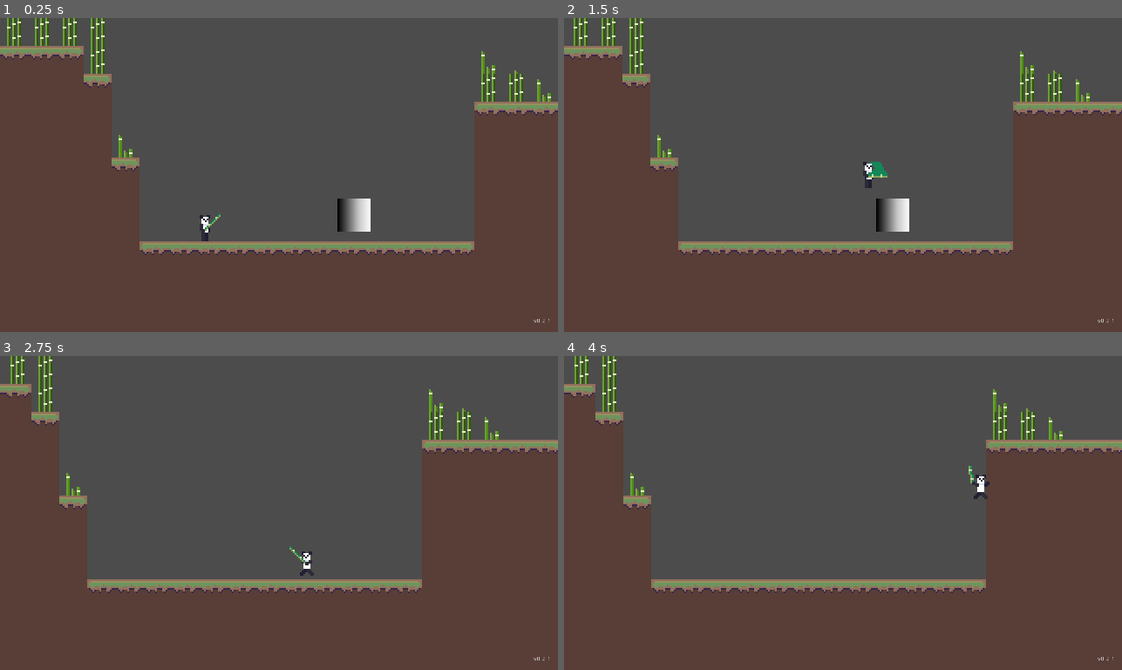
Above: before the commit, frames 1-4 (two rows, left to right).
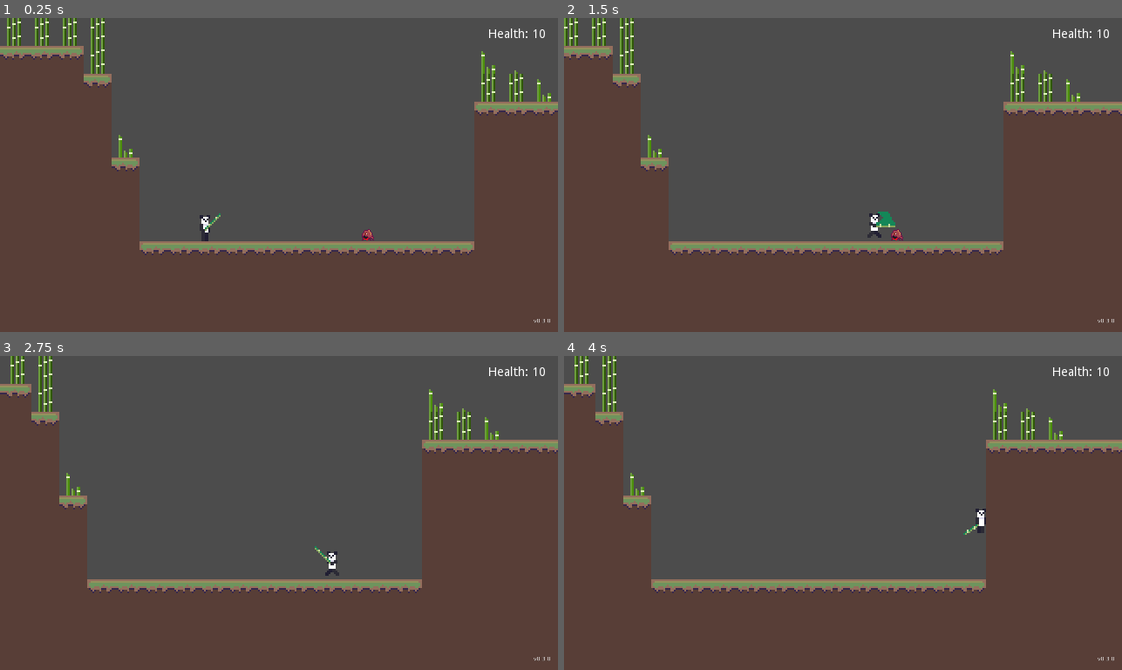
Above: after the commit, the same moments.

Repository: dashedstripes/panda-platformer
Game: Godot game, scene res://Levels/Level 1.tscn
Same seed, same stepped clock (60 frames per second), same inputs: the game is played once before the commit and once after it.
Inputs:
- Up to frame 1 (0.25 s): no input
- Up to frame 2 (1.5 s): tap Enter (attack) at 0.5, 1.35 s; hold D (move_right) from 0.53 s (still down); tap Space (jump) at 0.6, 0.77, 1.07 s
- Up to frame 3 (2.75 s): tap Space (jump) at 1.52, 1.55, 1.82, 2.1 s; release D (move_right) at 2.03 s; hold A (move_left) from 2.03 s (still down)
- Up to frame 4 (4 s): release A (move_left) at 2.78 s; hold D (move_right) from 2.78 s (still down); tap Enter (attack) at 2.85 s; tap Space (jump) at 3.02, 3.05, 3.32, 3.6, 3.77 s

The runs differ from the first frame. In frame 1, 0.7% of the frame differs, in the area x 60-99%, y 3-98%; in frame 2, 4.6%, in the area x 0-100%, y 0-98%; in frame 3, 0.4%; in frame 4, 0.4%.

Commit message:
feat(hitbox): Create hitbox and health controller

Diff:
--- /dev/null
+++ b/Enemy/Enemy.gd
@@ -0,0 +1,5 @@
+extends Area2D
+
+func _on_Enemy_area_entered(area):
+	if(area.name == "Weapon"):
+		queue_free()
--- /dev/null
+++ b/Enemy/Enemy.tscn
@@ -0,0 +1,19 @@
+[gd_scene load_steps=4 format=2]
+
+[ext_resource path="res://Assets/CrawlerEnemy.png" type="Texture" id=1]
+[ext_resource path="res://Enemy/Enemy.gd" type="Script" id=2]
+
+[sub_resource type="RectangleShape2D" id=1]
+extents = Vector2( 4, 4 )
+
+[node name="Enemy" type="Area2D"]
+script = ExtResource( 2 )
+
+[node name="Sprite" type="Sprite" parent="."]
+scale = Vector2( 0.5, 0.5 )
+texture = ExtResource( 1 )
+
+[node name="CollisionShape2D" type="CollisionShape2D" parent="."]
+position = Vector2( 0, -0.499383 )
+shape = SubResource( 1 )
+[connection signal="area_entered" from="." to="." method="_on_Enemy_area_entered"]
--- /dev/null
+++ b/HealthController.gd
@@ -0,0 +1,9 @@
+extends Node
+
+export var current_health = 10
+
+func add_health(amount):
+	current_health += amount
+
+func subtract_health(amount):
+	current_health -= amount
--- /dev/null
+++ b/Hitbox.gd
@@ -0,0 +1,6 @@
+extends Area2D
+
+signal hit
+
+func _on_Hitbox_area_entered(area):
+	emit_signal("hit", area)
--- /dev/null
+++ b/Hitbox.tscn
@@ -0,0 +1,12 @@
+[gd_scene load_steps=3 format=2]
+
+[ext_resource path="res://Hitbox.gd" type="Script" id=1]
+
+[sub_resource type="RectangleShape2D" id=1]
+
+[node name="Hitbox" type="Area2D"]
+script = ExtResource( 1 )
+
+[node name="CollisionShape2D" type="CollisionShape2D" parent="."]
+shape = SubResource( 1 )
+[connection signal="area_entered" from="." to="." method="_on_Hitbox_area_entered"]
--- a/Levels/Level 1.tscn
+++ b/Levels/Level 1.tscn
@@ -1,9 +1,10 @@
-[gd_scene load_steps=13 format=2]
+[gd_scene load_steps=14 format=2]
 
 [ext_resource path="res://Player/Player.tscn" type="PackedScene" id=1]
 [ext_resource path="res://Assets/Ground.png" type="Texture" id=2]
 [ext_resource path="res://Assets/Bamboo.png" type="Texture" id=3]
-[ext_resource path="res://Objects/Bush.tscn" type="PackedScene" id=4]
+[ext_resource path="res://Enemy/Enemy.tscn" type="PackedScene" id=4]
+[ext_resource path="res://UI/Health Bar.gd" type="Script" id=5]
 
 [sub_resource type="ConvexPolygonShape2D" id=1]
 points = PoolVector2Array( 16, 16, 0, 16, 0, 0, 16, 0 )
@@ -250,17 +251,29 @@
 
 [node name="CanvasLayer" type="CanvasLayer" parent="."]
 
+[node name="Health Bar" type="Label" parent="CanvasLayer"]
+margin_left = 280.0
+margin_top = 6.0
+margin_right = 346.0
+margin_bottom = 20.0
+rect_scale = Vector2( 0.5, 0.5 )
+text = "Health: 10"
+script = ExtResource( 5 )
+__meta__ = {
+"_edit_use_anchors_": false
+}
+
 [node name="Version" type="Label" parent="CanvasLayer"]
 margin_left = 306.184
 margin_top = 172.485
 margin_right = 345.184
 margin_bottom = 186.485
 rect_scale = Vector2( 0.25, 0.25 )
-text = "v0.2.1"
+text = "v0.3.0"
 __meta__ = {
 "_edit_use_anchors_": false
 }
 
-[node name="Bush" parent="." instance=ExtResource( 4 )]
-position = Vector2( 202.978, 113.118 )
-[connection signal="area_entered" from="Bush" to="Bush" method="_on_Bush_area_entered"]
+[node name="Enemy" parent="." instance=ExtResource( 4 )]
+position = Vector2( 211, 124 )
+[connection signal="on_health_change" from="Player" to="CanvasLayer/Health Bar" method="_on_Player_on_health_change"]
--- a/Objects/Bush.gd
+++ /dev/null
@@ -1,5 +0,0 @@
-extends Area2D
-
-func _on_Bush_area_entered(area):
-	print(area.name)
-	queue_free()
--- a/Objects/Bush.tscn
+++ /dev/null
@@ -1,23 +0,0 @@
-[gd_scene load_steps=5 format=2]
-
-[ext_resource path="res://Objects/Bush.gd" type="Script" id=1]
-
-[sub_resource type="Gradient" id=1]
-offsets = PoolRealArray( 0, 0.634731, 1 )
-colors = PoolColorArray( 0, 0, 0, 1, 0.778443, 0.778443, 0.778443, 1, 1, 1, 1, 1 )
-
-[sub_resource type="GradientTexture" id=2]
-gradient = SubResource( 1 )
-
-[sub_resource type="RectangleShape2D" id=3]
-
-[node name="Bush" type="Area2D"]
-script = ExtResource( 1 )
-
-[node name="Sprite" type="Sprite" parent="."]
-position = Vector2( 0.082756, -0.0939846 )
-scale = Vector2( 0.00922168, 18.8394 )
-texture = SubResource( 2 )
-
-[node name="CollisionShape2D" type="CollisionShape2D" parent="."]
-shape = SubResource( 3 )
--- a/Player/Player.gd
+++ b/Player/Player.gd
@@ -1,10 +1,13 @@
 extends KinematicBody2D
 
+signal on_health_change
+
 onready var sprite = $AnimatedSprite
+onready var health = $Health
 
 export var acceleration = 600
 export var friction = 600
-export var speed = 150
+export var speed = 100
 export var gravity = 1200
 export var jump = 300
 
@@ -39,3 +42,9 @@
 		velocity = velocity.move_toward(input_velocity * speed, delta * acceleration)
 	else:
 		velocity = velocity.move_toward(Vector2.ZERO, delta * friction)
+
+
+func _on_Hitbox_hit(area):
+	if(area.name == "Enemy"):
+		health.subtract_health(1)
+		emit_signal("on_health_change", health.current_health)
--- a/Player/Player.tscn
+++ b/Player/Player.tscn
@@ -1,7 +1,7 @@
-[gd_scene load_steps=18 format=2]
+[gd_scene load_steps=20 format=2]
 
 [ext_resource path="res://Assets/Player.png" type="Texture" id=1]
-[ext_resource path="res://Player/Player.gd" type="Script" id=2]
+[ext_resource path="res://HealthController.gd" type="Script" id=2]
 [ext_resource path="res://State/StateMachine.tscn" type="PackedScene" id=3]
 [ext_resource path="res://Player/Idle.gd" type="Script" id=4]
 [ext_resource path="res://Player/Run.gd" type="Script" id=5]
@@ -9,6 +9,8 @@
 [ext_resource path="res://Player/Fall.gd" type="Script" id=7]
 [ext_resource path="res://Player/Idle Attack.gd" type="Script" id=8]
 [ext_resource path="res://Player/Run Attack.gd" type="Script" id=9]
+[ext_resource path="res://Player/Player.gd" type="Script" id=10]
+[ext_resource path="res://Hitbox.tscn" type="PackedScene" id=11]
 
 [sub_resource type="RectangleShape2D" id=1]
 extents = Vector2( 3, 7 )
@@ -136,15 +138,13 @@
 extents = Vector2( 5, 2 )
 
 [node name="Player" type="KinematicBody2D"]
-script = ExtResource( 2 )
-speed = 80
-jump = 400
+script = ExtResource( 10 )
 
 [node name="AnimatedSprite" type="Sprite" parent="."]
 texture = ExtResource( 1 )
 offset = Vector2( 0, -16 )
 hframes = 13
-frame = 11
+frame = 6
 region_rect = Rect2( 0, 0, 16, 16 )
 
 [node name="CollisionShape2D" type="CollisionShape2D" parent="."]
@@ -152,6 +152,7 @@
 shape = SubResource( 1 )
 
 [node name="AnimationPlayer" type="AnimationPlayer" parent="."]
+playback_speed = 2.0
 anims/attack_idle = SubResource( 2 )
 anims/attack_run = SubResource( 3 )
 anims/fall = SubResource( 4 )
@@ -165,6 +166,9 @@
 position = Vector2( 7, -8 )
 shape = SubResource( 8 )
 disabled = true
+
+[node name="Health" type="Node" parent="."]
+script = ExtResource( 2 )
 
 [node name="StateMachine" parent="." instance=ExtResource( 3 )]
 
@@ -185,5 +189,10 @@
 
 [node name="Run Attack" type="Node" parent="StateMachine"]
 script = ExtResource( 9 )
+
+[node name="Hitbox" parent="." instance=ExtResource( 11 )]
+position = Vector2( 0.0749817, -9.22283 )
+scale = Vector2( 0.232556, 0.931445 )
+[connection signal="animation_finished" from="AnimationPlayer" to="StateMachine/Idle Attack" method="_on_AnimationPlayer_animation_finished"]
 [connection signal="animation_finished" from="AnimationPlayer" to="StateMachine/Run Attack" method="_on_AnimationPlayer_animation_finished"]
-[connection signal="animation_finished" from="AnimationPlayer" to="StateMachine/Idle Attack" method="_on_AnimationPlayer_animation_finished"]
+[connection signal="hit" from="Hitbox" to="." method="_on_Hitbox_hit"]
--- /dev/null
+++ b/UI/Health Bar.gd
@@ -0,0 +1,9 @@
+extends Label
+
+onready var player = owner.get_node("Player")
+
+func _ready():
+	text = "Health: " + str(player.health.current_health)
+
+func _on_Player_on_health_change(new_health):
+	text = "Health: " + str(new_health)
Binary file added: Assets/CrawlerEnemy.png
Not shown, added: Assets/CrawlerEnemy.png.import
